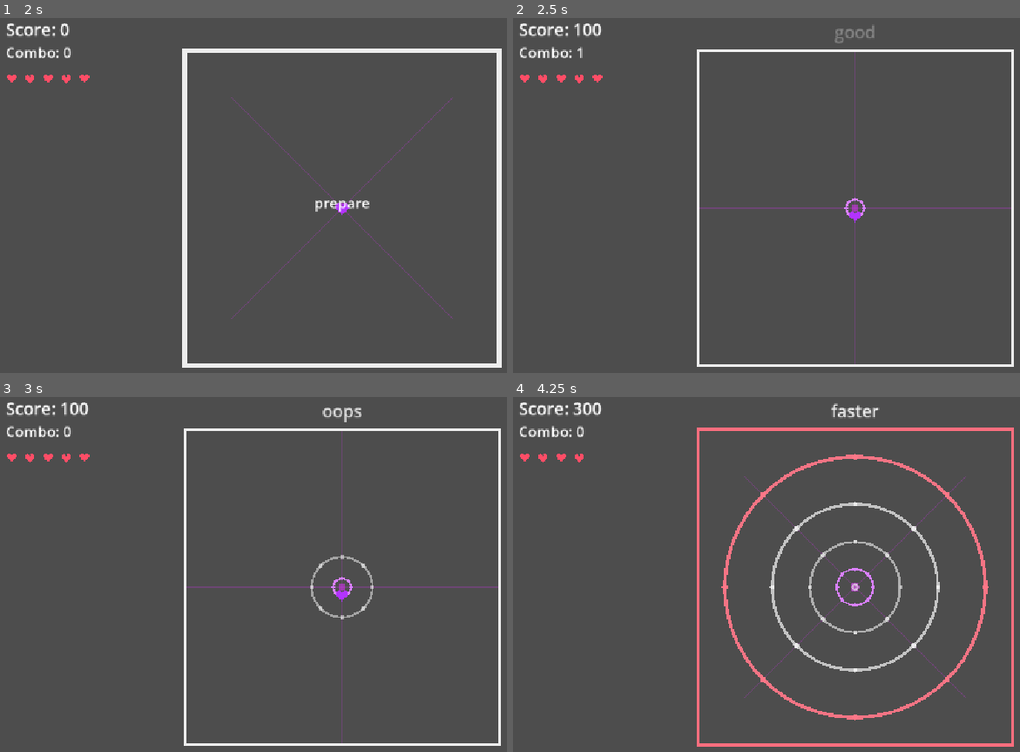
Above: before the commit, frames 1-4 (two rows, left to right).
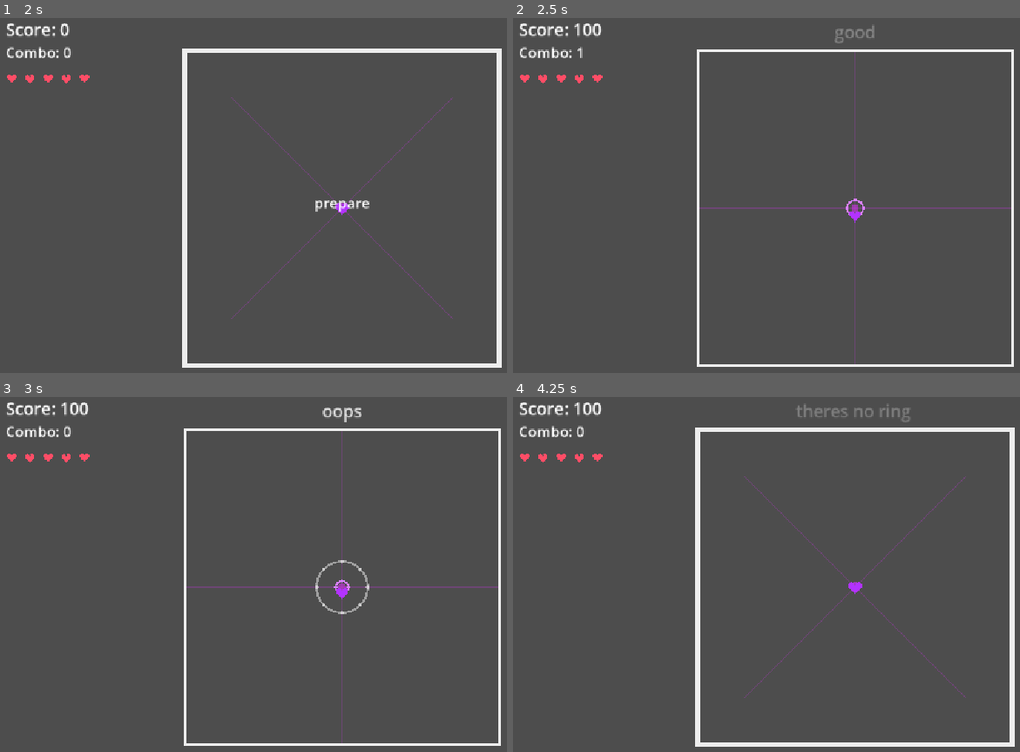
Above: after the commit, the same moments.

Repository: kocio07/rhytm-game
Game: Godot game, scene res://sceny/main.tscn
The game is run twice, just before and just after one commit, with the same random seed, the same clock (stepped at 60 frames per second) and the same inputs. Sound files missing from this copy of the repository are replaced by a short silence.
Inputs (mouse positions are in pixels of both pictures, inside the frame that each line leads up to):
- Up to frame 1 (2 s): tap Enter (ui_accept) at 0.5, 0.77, 1.25, 1.52 s; move the mouse to (496, 188) at 0.52 s; hold Right (ui_right) 0.53-1.28 s; tap Alt at 0.6 s; click (496, 188) at 0.67 s; move the mouse to (202, 227) at 1.27 s; hold Down from 1.28 s (still down); tap Shift at 1.35 s
- Up to frame 2 (2.5 s): tap Enter (ui_accept) at 2 s; move the mouse to (923, 120) at 2.02 s; release Down at 2.03 s; hold Right (ui_right) from 2.03 s (still down); tap Alt at 2.1 s
- Up to frame 3 (3 s): move the mouse to (304, 666) at 2.77 s; release Right (ui_right) at 2.78 s; hold Up (ui_up) from 2.78 s (still down); tap Shift at 2.85 s; click (304, 666) at 2.92 s
- Up to frame 4 (4.25 s): tap Enter (ui_accept) at 3.02, 3.77 s; move the mouse to (outside the picture) at 3.52 s; release Up (ui_up) at 3.53 s; hold Left (ui_left) from 3.53 s (still down); tap Alt at 3.6 s

Frame 1 is identical in both runs. In frame 2, less than 0.1% of the frame differs, in the area x 65-70%, y 50-57%; in frame 3, 0.6%; in frame 4, 6.8%, in the area x 11-99%, y 1-99%.

Commit message:
added music

Diff:
--- a/rhytmgame/sceny/main.tscn
+++ b/rhytmgame/sceny/main.tscn
@@ -17,3 +17,5 @@
 
 [node name="BeatClock" type="Node" parent="." unique_id=1469814152]
 script = ExtResource("3_8gesx")
+music = ExtResource("1_b4mbv")
+bpm = 105.0
